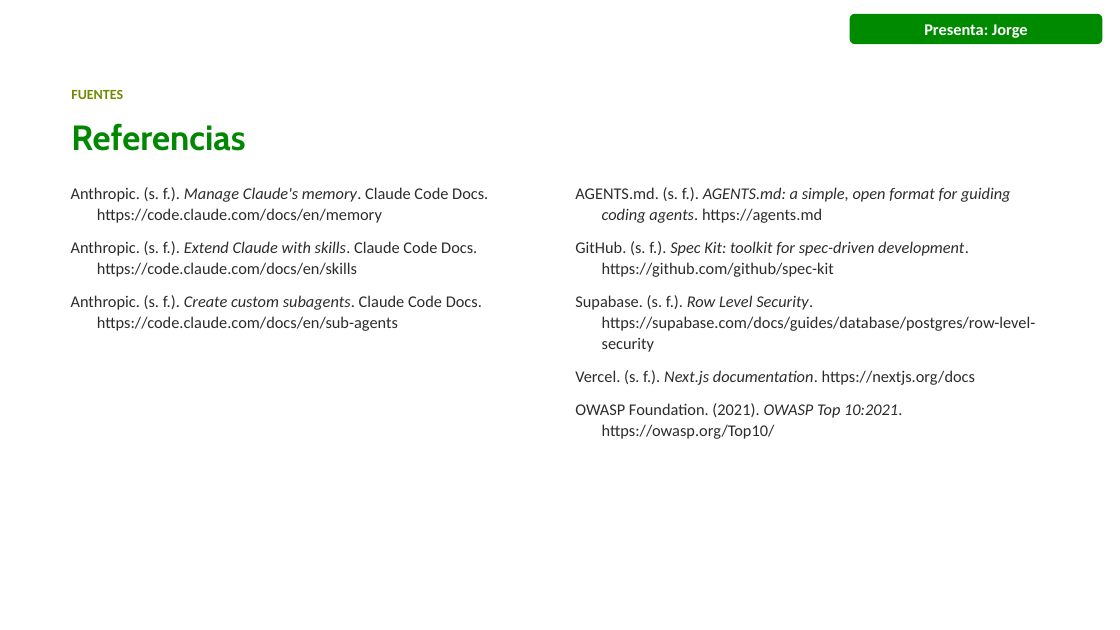
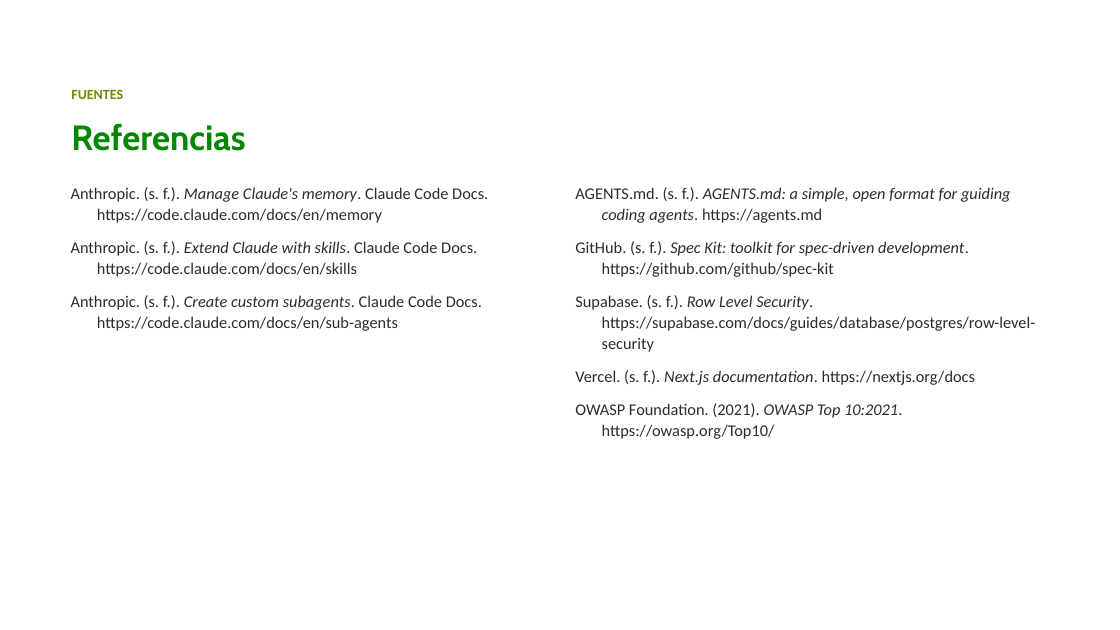
Before and after one commit to juandadevp/cuentasclaras, a slide deck: slide 16 of docs/Exposicion_Cuentas_Claras_con_responsables.pptx (slide 17 before the commit). Drawn at 1120x630 pixels with LibreOffice and Linux fonts; fonts in the diff are those of the drawing; background and template pictures are left out. Boxes give left, top, right and bottom in pixels: in the first picture for what was removed or moved away, otherwise in the second. Text is boxed around its words. In the diff, an @@ line names an element or a change of style, - is before the commit and + after.

```diff
--- a/docs/Exposicion_Cuentas_Claras_con_responsables.pptx
+++ b/docs/Exposicion_Cuentas_Claras_con_responsables.pptx
@@ rounded rectangle removed at (x1=850, y1=13, x2=1103, y2=44) @@
-Presenta: Jorge
```
Also in this commit, not shown: 12 other slides changed, 1 slide removed, 1 other file.
